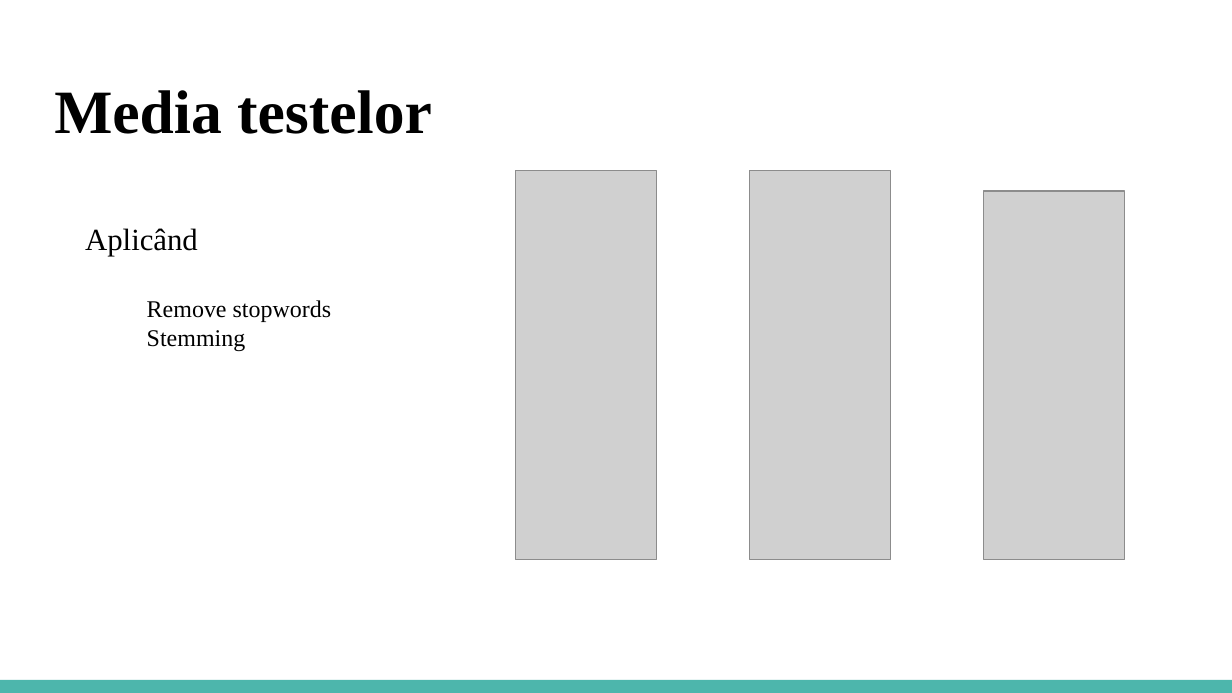
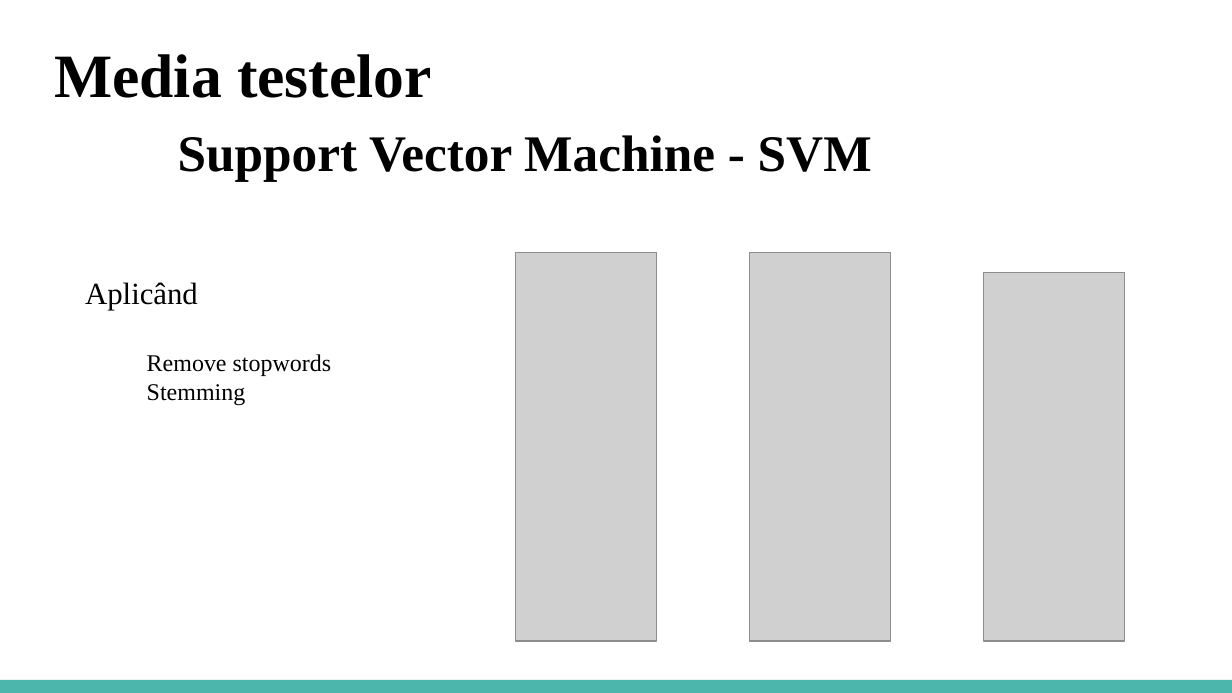
Before and after one commit to marius92mc/document-classification-reuters21578, a slide deck: slide 5 of slides/ro_Text_Mining_-_Document_Classification_Reuters-21578_Dataset.pptx. Drawn at 1232x693 pixels with LibreOffice and Linux fonts; fonts in the diff are those of the drawing; grey boxes stand for pictures. Boxes give left, top, right and bottom in pixels: in the first picture for what was removed or moved away, otherwise in the second. Text is boxed around its words. In the diff, an @@ line names an element or a change of style, - is before the commit and + after.

```diff
--- a/slides/ro_Text_Mining_-_Document_Classification_Reuters-21578_Dataset.pptx
+++ b/slides/ro_Text_Mining_-_Document_Classification_Reuters-21578_Dataset.pptx
@@ title "Media testelor": place and size @@
-title "Media testelor" at box(54, 90, 432, 134)
+title "Media testelor" at box(54, 54, 872, 182)
@@ title at box(178, 135, 872, 182): paragraph added @@
+Support Vector Machine - SVM
@@ text "Aplicând": place and size @@
-text "Aplicând" at box(85, 228, 332, 351)
+text "Aplicând" at box(85, 282, 332, 405)
@@ picture: place and size @@
-picture at box(516, 170, 658, 559)
+picture at box(516, 253, 658, 642)
@@ picture: place and size @@
-picture at box(749, 170, 891, 559)
+picture at box(749, 253, 891, 642)
@@ picture: place and size @@
-picture at box(983, 191, 1125, 559)
+picture at box(983, 272, 1125, 641)
```
Also in this commit, not shown: 1 slide added, 5 other files.
